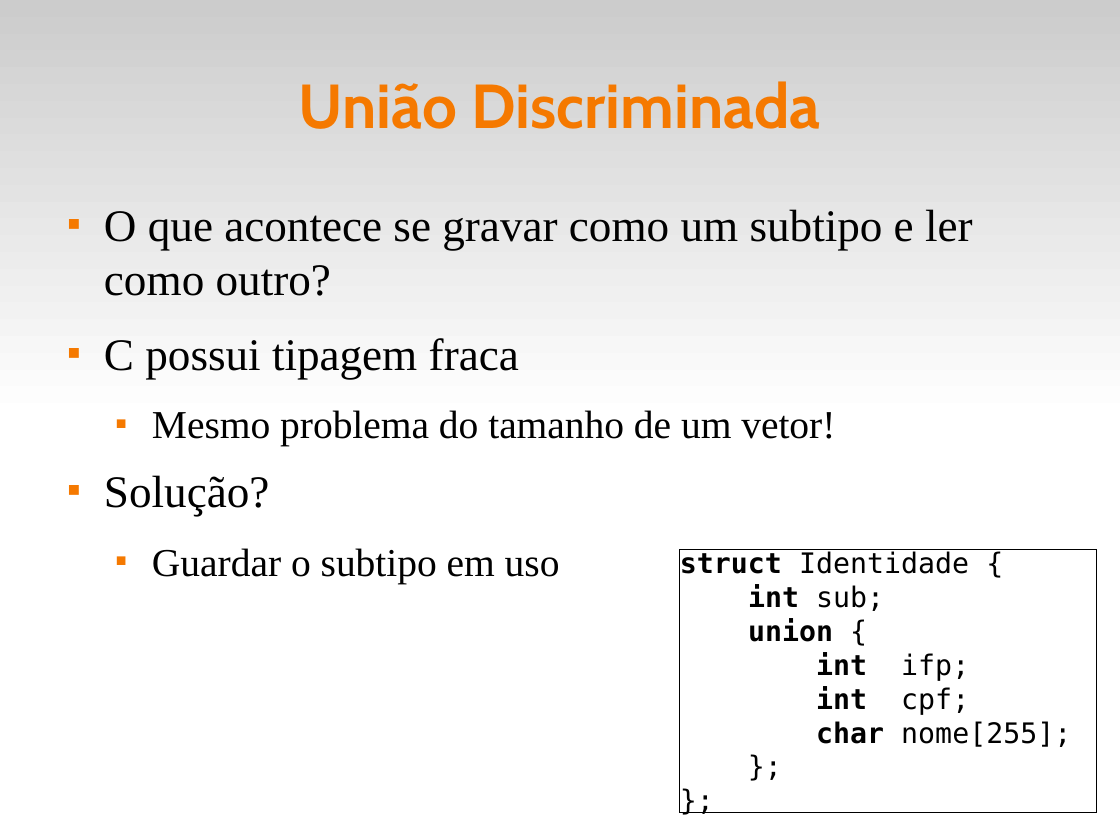
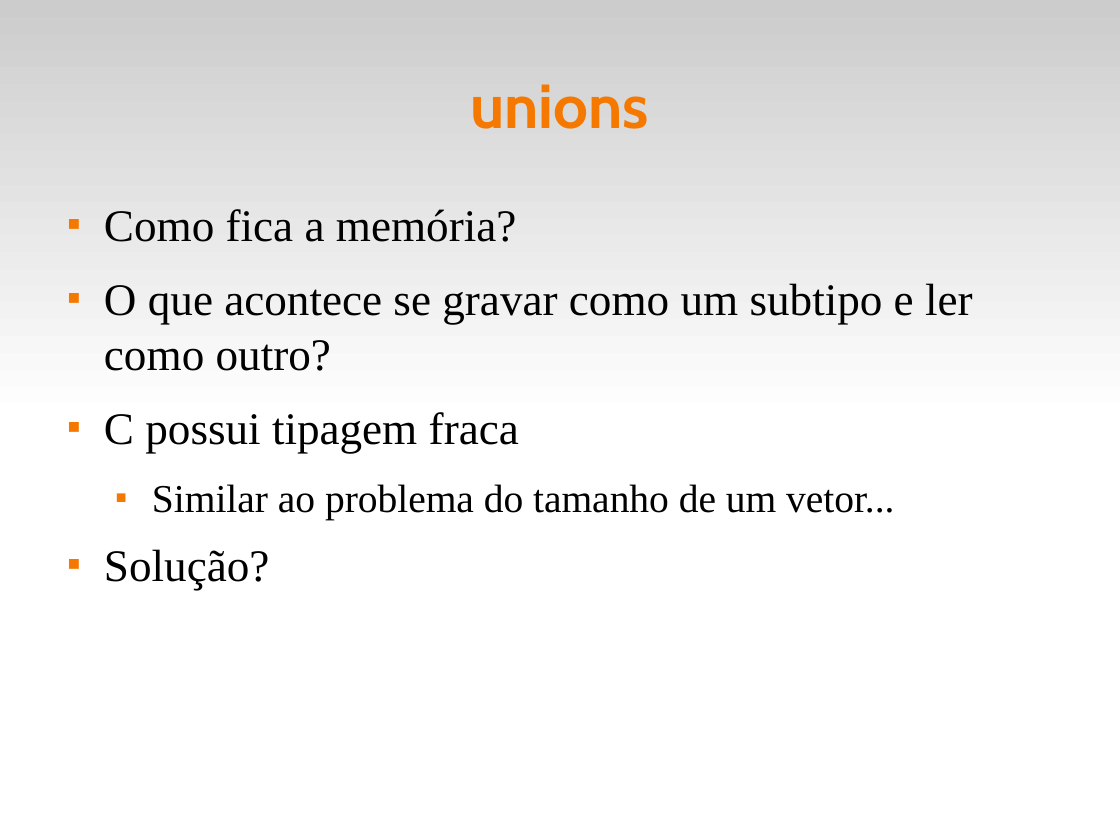
Before and after one commit to fsantanna-uerj/LP1, a slide deck: slide 23 of Slides/lp1-07-compostos.odp. Drawn at 1120x840 pixels with LibreOffice and Linux fonts; fonts in the diff are those of the drawing. Boxes give left, top, right and bottom in pixels: in the first picture for what was removed or moved away, otherwise in the second. Text is boxed around its words. In the diff, an @@ line names an element or a change of style, - is before the commit and + after.

```diff
--- a/Slides/lp1-07-compostos.odp
+++ b/Slides/lp1-07-compostos.odp
@@ title at [470,84,649,129]: text changed @@
-União Discriminada
+unions
@@ text at [104,209,516,242]: paragraph added @@
+■ Como fica a memória?
@@ text at [152,484,894,521]: text changed @@
-  ■ Mesmo problema do tamanho de um vetor!
+  ■ Similar ao problema do tamanho de um vetor...
@@ text at [152,548,560,584]: paragraph removed @@
-  ■ Guardar o subtipo em uso
@@ rectangle removed at [680,550,1098,813] @@
-struct Identidade {
-int sub;
-union {
-int ifp;
-int cpf;
-char nome[255];
-};
-};
```
Also in this commit, not shown: 2 other slides changed, 1 slide added.
